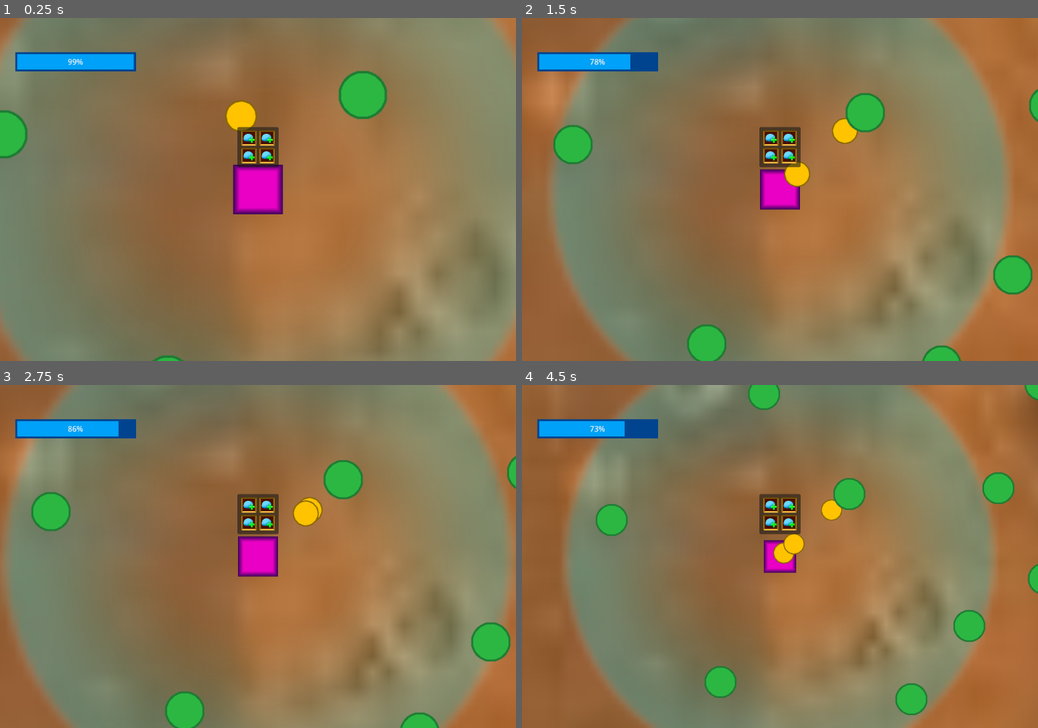
Above: before the commit, frames 1-4 (two rows, left to right).
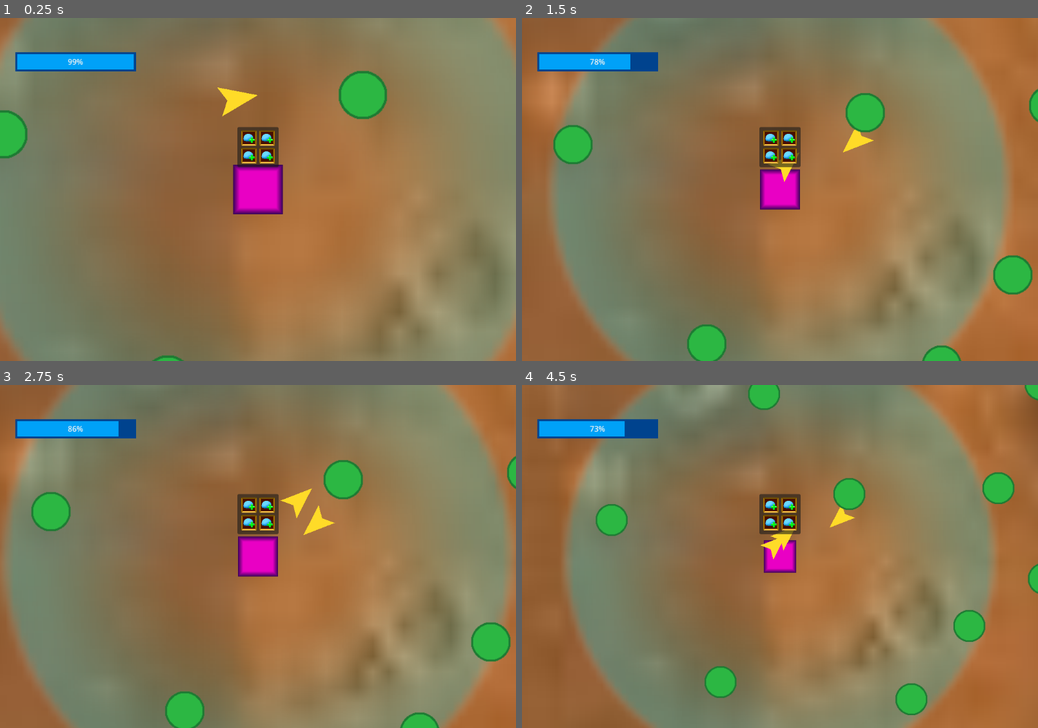
Above: after the commit, the same moments.

Repository: Fach01/Bopulation-Bubble-Beyond
Game: Godot game, scene res://Scenes/Game Scene.tscn
Same seed, same stepped clock (60 frames per second), same inputs: the game is played once before the commit and once after it. This scene is started directly instead of the project's main scene.
Inputs (mouse positions are in pixels of both pictures, inside the frame that each line leads up to):
- Up to frame 1 (0.25 s): no input
- Up to frame 2 (1.5 s): click (769, 138) at 0.5 s; click (790, 138) at 1.25 s
- Up to frame 3 (2.75 s): click (247, 522) at 2 s
- Up to frame 4 (4.5 s): click (790, 522) at 2.75 s; click (769, 505) at 3.5 s; click (790, 505) at 4.25 s

The runs differ from the first frame. In frame 1, 0.6% of the frame differs, in the area x 42-50%, y 20-34%; in frame 2, 0.7%; in frame 3, 0.6%; in frame 4, 0.8%, in the area x 46-65%, y 33-53%.

Commit message:
changed units to polygon

Diff:
--- a/Objects/unit.tscn
+++ b/Objects/unit.tscn
@@ -1,20 +1,15 @@
-[gd_scene load_steps=4 format=3 uid="uid://xftryq1tmjcv"]
+[gd_scene load_steps=2 format=3 uid="uid://xftryq1tmjcv"]
 
 [ext_resource type="Script" path="res://Scripts/unit.gd" id="1_xuv4b"]
 
-[sub_resource type="Gradient" id="Gradient_ebvhy"]
-interpolation_mode = 1
-offsets = PackedFloat32Array(0, 0.90099, 1)
-colors = PackedColorArray(1, 0.766667, 0, 1, 0.54, 0.414, 0, 1, 0.43, 0.329667, 0, 0)
-
-[sub_resource type="GradientTexture2D" id="GradientTexture2D_xctdk"]
-gradient = SubResource("Gradient_ebvhy")
-fill = 1
-fill_from = Vector2(0.5, 0.5)
-fill_to = Vector2(1, 0.5)
-
-[node name="Unit" type="Sprite2D"]
+[node name="Unit" type="Node2D"]
 scale = Vector2(0.65625, 0.65625)
-texture = SubResource("GradientTexture2D_xctdk")
 script = ExtResource("1_xuv4b")
 speed = 200.0
+
+[node name="Polygon2D" type="Polygon2D" parent="."]
+position = Vector2(-21.3333, -35.0476)
+rotation = 1.57079
+scale = Vector2(9.5, 9.976)
+color = Color(1, 0.86, 0.16, 1)
+polygon = PackedVector2Array(0, 0, -3.04762, 1.52381, 0, -6.09524, 3.04762, 1.52381)
